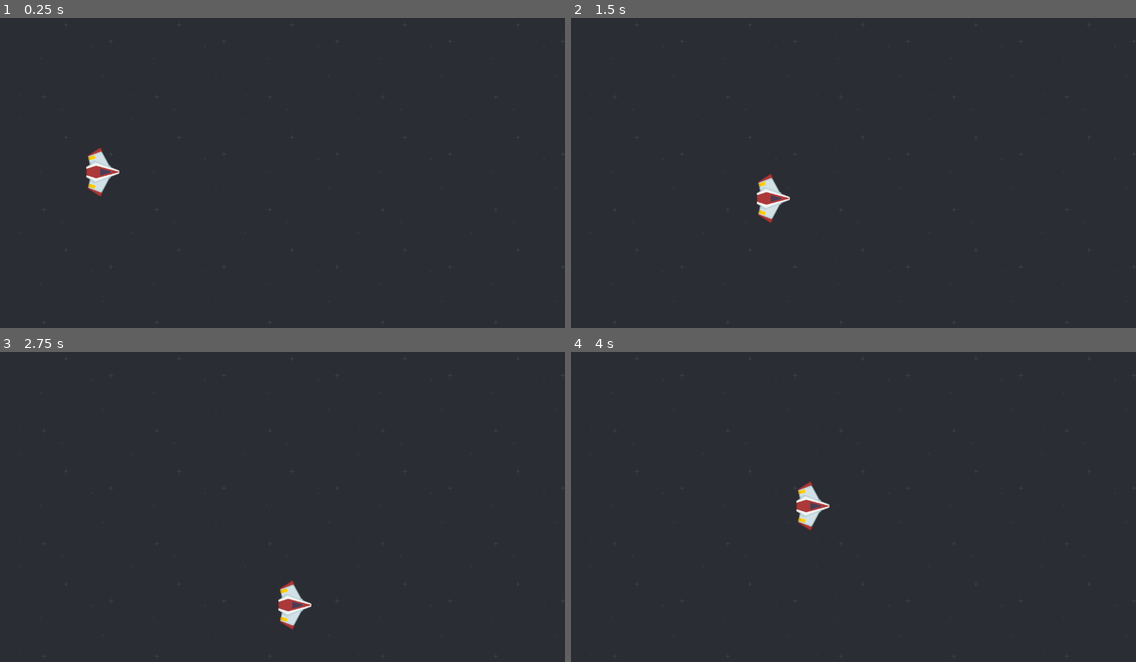
Above: before the commit, frames 1-4 (two rows, left to right).
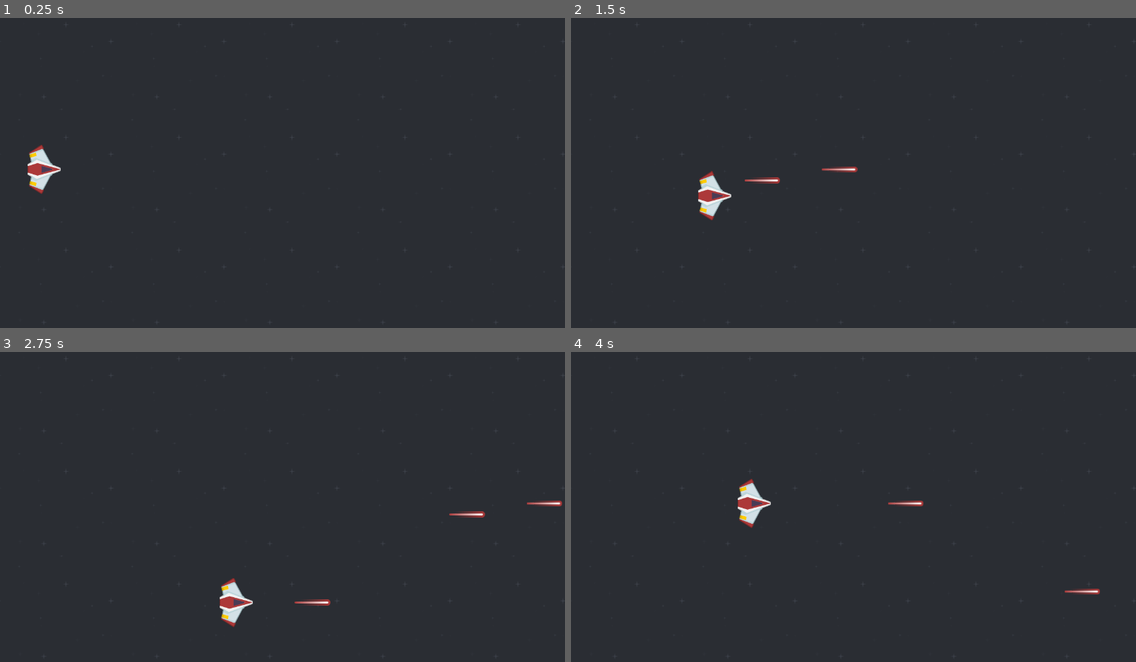
Above: after the commit, the same moments.

Repository: ardkoornstra/learning-godot-2d
Game: Godot game, scene res://scenes/game.tscn
The game is run twice, just before and just after one commit, with the same random seed, the same clock (stepped at 60 frames per second) and the same inputs.
Inputs:
- Up to frame 1 (0.25 s): no input
- Up to frame 2 (1.5 s): tap Enter at 0.5 s; hold D (right) 0.53-1.28 s; tap Space (shoot, bound only after the commit) at 0.6, 1.35 s; hold S (down) from 1.28 s (still down)
- Up to frame 3 (2.75 s): release S (down) at 2.03 s; hold D (right) from 2.03 s (still down); tap Space (shoot, bound only after the commit) at 2.1 s
- Up to frame 4 (4 s): release D (right) at 2.78 s; hold W (up) 2.78-3.53 s; tap Space (shoot, bound only after the commit) at 2.85, 3.6 s; hold A (left) from 3.53 s (still down)

The runs differ from the first frame. In frame 1, 1.0% of the frame differs, in the area x 4-22%, y 40-58%; in frame 2, 1.2%; in frame 3, 1.3%, in the area x 38-100%, y 47-90%; in frame 4, 1.2%.

Commit message:
shooting laser

Diff:
--- a/AlienAttack/project.godot
+++ b/AlienAttack/project.godot
@@ -43,3 +43,8 @@
 "events": [Object(InputEventKey,"resource_local_to_scene":false,"resource_name":"","device":-1,"window_id":0,"alt_pressed":false,"shift_pressed":false,"ctrl_pressed":false,"meta_pressed":false,"pressed":false,"keycode":0,"physical_keycode":68,"key_label":0,"unicode":100,"echo":false,"script":null)
 ]
 }
+shoot={
+"deadzone": 0.5,
+"events": [Object(InputEventKey,"resource_local_to_scene":false,"resource_name":"","device":-1,"window_id":0,"alt_pressed":false,"shift_pressed":false,"ctrl_pressed":false,"meta_pressed":false,"pressed":false,"keycode":0,"physical_keycode":32,"key_label":0,"unicode":32,"echo":false,"script":null)
+]
+}
--- a/AlienAttack/scenes/game.tscn
+++ b/AlienAttack/scenes/game.tscn
@@ -6,6 +6,7 @@
 [node name="Game" type="Node2D"]
 
 [node name="Background" type="TextureRect" parent="."]
+z_index = -1
 offset_left = -34.0
 offset_top = -20.0
 offset_right = 1318.0
@@ -14,4 +15,5 @@
 stretch_mode = 1
 
 [node name="Player" parent="." instance=ExtResource("2_hilvr")]
-position = Vector2(233, 366)
+z_index = 3
+position = Vector2(100, 360)
--- /dev/null
+++ b/AlienAttack/scenes/laser.tscn
@@ -0,0 +1,22 @@
+[gd_scene load_steps=4 format=3 uid="uid://dukbbixa7uhpo"]
+
+[ext_resource type="Script" path="res://scripts/laser.gd" id="1_jw2pw"]
+[ext_resource type="Texture2D" uid="uid://dle105b6vhykr" path="res://assets/textures/laserRed01.png" id="1_xwsn3"]
+
+[sub_resource type="CapsuleShape2D" id="CapsuleShape2D_siuq1"]
+radius = 7.0
+height = 82.0
+
+[node name="Laser" type="Area2D"]
+z_index = 1
+z_as_relative = false
+script = ExtResource("1_jw2pw")
+
+[node name="Sprite2D" type="Sprite2D" parent="."]
+rotation = 1.5708
+scale = Vector2(1.5, 1.5)
+texture = ExtResource("1_xwsn3")
+
+[node name="CollisionShape2D" type="CollisionShape2D" parent="."]
+rotation = 1.5708
+shape = SubResource("CapsuleShape2D_siuq1")
--- a/AlienAttack/scenes/player.tscn
+++ b/AlienAttack/scenes/player.tscn
@@ -4,6 +4,7 @@
 [ext_resource type="Texture2D" uid="uid://bfxp2x4liosm3" path="res://assets/textures/playerShip2_red.png" id="1_kcpaq"]
 
 [node name="Player" type="CharacterBody2D"]
+z_index = 5
 motion_mode = 1
 script = ExtResource("1_ijjtt")
 
@@ -13,3 +14,5 @@
 
 [node name="CollisionPolygon2D" type="CollisionPolygon2D" parent="."]
 polygon = PackedVector2Array(37, 0, 14, 11, -6, 53, -33, 37, -37, 12, -37, -12, -33, -37, -6, -53, 16, -11)
+
+[node name="LaserContainer" type="Node" parent="."]
--- /dev/null
+++ b/AlienAttack/scripts/laser.gd
@@ -0,0 +1,6 @@
+extends Area2D
+
+@export var speed: int = 500
+
+func _physics_process(delta):
+	global_position.x += speed * delta
--- a/AlienAttack/scripts/player.gd
+++ b/AlienAttack/scripts/player.gd
@@ -1,6 +1,13 @@
 extends CharacterBody2D
 
 var speed = 300
+var laserScene = preload("res://scenes/laser.tscn")
+@onready var containerNode = $LaserContainer
+
+func _process(delta):
+	if Input.is_action_just_pressed("shoot"):
+		shoot()
+
 
 func _physics_process(delta):
 	velocity = Vector2(0,0)
@@ -15,3 +22,13 @@
 		velocity.x = speed
 
 	move_and_slide()
+
+	var screenSize = get_viewport_rect().size
+	global_position = global_position.clamp(Vector2(0,0),screenSize)
+
+
+func shoot():
+	var laserInstance = laserScene.instantiate()
+	containerNode.add_child(laserInstance)
+	laserInstance.global_position = global_position
+	laserInstance.global_position.x += 50
